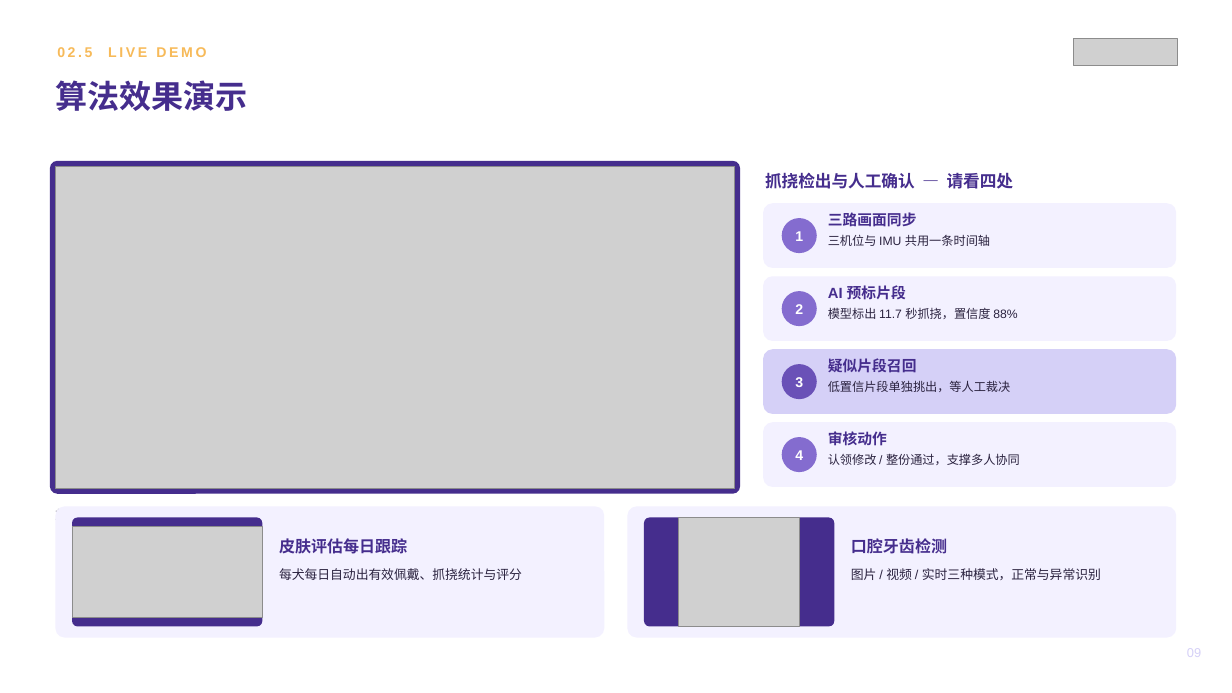
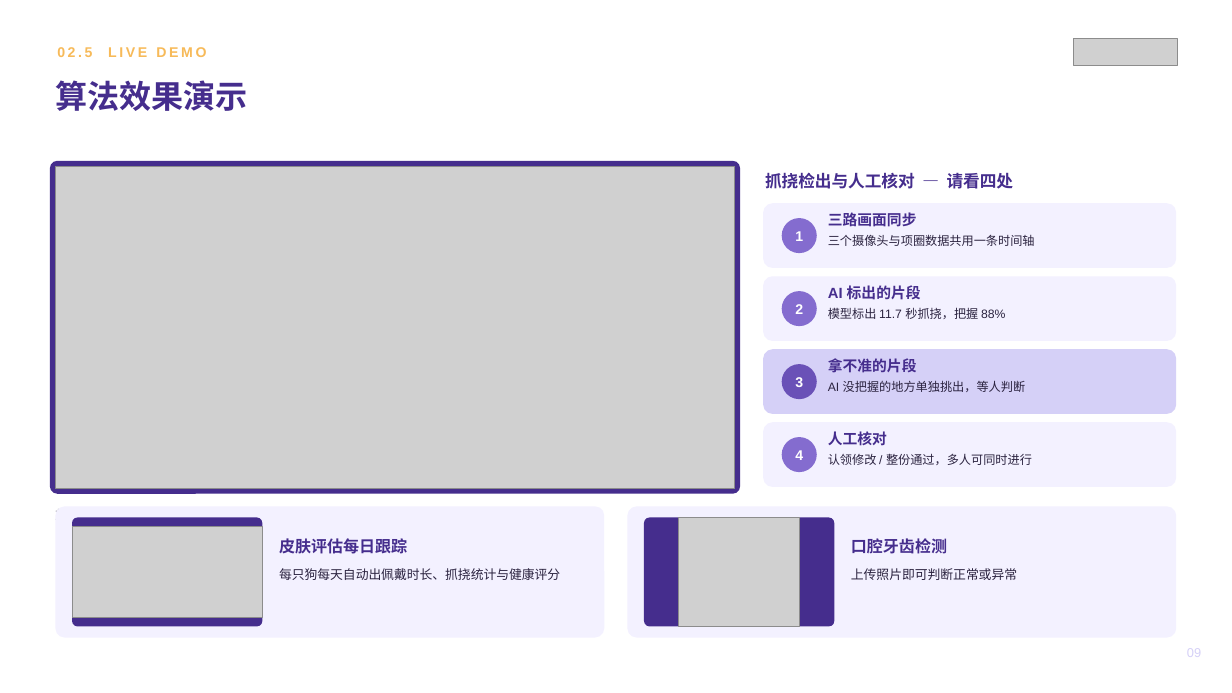
Before and after one commit to zhuyetuo/workplace_soft_skills, a slide deck: slide 9 of 转正述职/转正述职报告-Toky.pptx. Drawn at 1232x693 pixels with LibreOffice and Linux fonts; fonts in the diff are those of the drawing; grey boxes stand for pictures. Boxes give left, top, right and bottom in pixels: in the first picture for what was removed or moved away, otherwise in the second. Text is boxed around its words. In the diff, an @@ line names an element or a change of style, - is before the commit and + after.

```diff
--- a/转正述职/转正述职报告-Toky.pptx
+++ b/转正述职/转正述职报告-Toky.pptx
@@ text at (765,172,1014,189): text changed @@
-抓挠检出与人工确认 — 请看四处
+抓挠检出与人工核对 — 请看四处
@@ text at (828,234,1035,246): text changed @@
-三机位与 IMU 共用一条时间轴
+三个摄像头与项圈数据共用一条时间轴
@@ text at (828,285,921,300): text changed @@
-AI 预标片段
+AI 标出的片段
@@ text at (828,307,1005,319): text changed @@
-模型标出 11.7 秒抓挠，置信度 88%
+模型标出 11.7 秒抓挠，把握 88%
@@ text at (828,358,917,373): text changed @@
-疑似片段召回
+拿不准的片段
@@ text at (828,381,1026,392): text changed @@
-低置信片段单独挑出，等人工裁决
+AI 没把握的地方单独挑出，等人判断
@@ text at (828,431,887,446): text changed @@
-审核动作
+人工核对
@@ text at (828,454,1032,465): text changed @@
-认领修改 / 整份通过，支撑多人协同
+认领修改 / 整份通过，多人可同时进行
@@ text at (279,568,560,580): text changed @@
-每犬每日自动出有效佩戴、抓挠统计与评分
+每只狗每天自动出佩戴时长、抓挠统计与健康评分
@@ text at (851,568,1017,580): text changed @@
-图片 / 视频 / 实时三种模式，正常与异常识别
+上传照片即可判断正常或异常
```
Also in this commit, not shown: 12 other slides changed, 1 other file.
